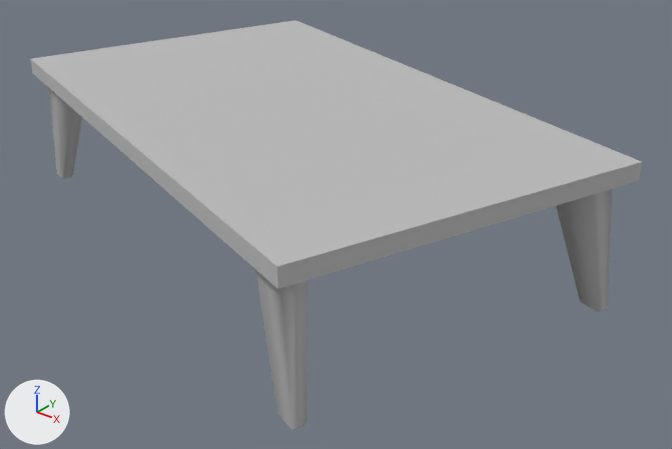
Two versions of the OBJ model ExtraBees/models/table.obj, one commit apart.
One viewpoint serves both versions: a camera (50 mm lens) standing at (22.13, -27.8, 4.21) and looking at (18.39, -23.13, 1.31). Arrows for +X, +Y and +Z are at lower left; the lights stay in place. Where no turn or scale is listed for an object, it has been applied to the vertices.

The first picture shows 'table'.
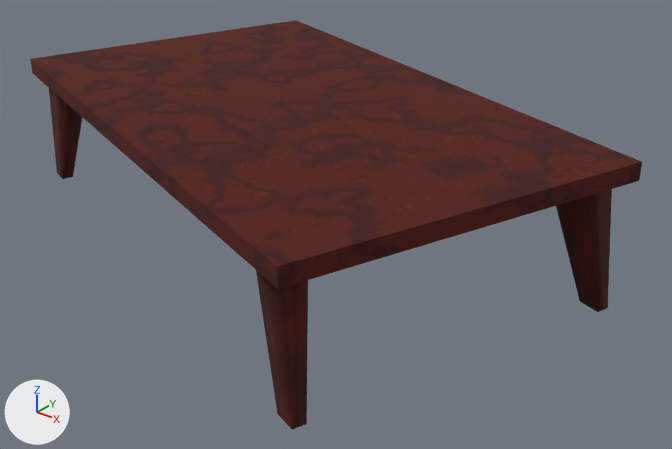
Edits to the bpy script that builds the scene:
```text
Add img_wood1_pcube1_png:
    img_wood1_pcube1_png = load_image('wood1-pCube1.png', 'wood1-pCube1.png', 2048, 2048, 'sRGB')
Add mat_blinn3sg:
    mat_blinn3sg = principled_material('blinn3SG')
    mat_blinn3sg.texture = img_wood1_pcube1_png
    mat_blinn3sg.roughness = 1.0
Change me_table:
    where me_table.from_pydata(...)  # 2042 vertices, 2040 faces; spans x 15.7..20.36, y -25.02..-21.37, z 1.17..2.16
    remove me_table.materials.append(mat_table_blinn1sg)  # grey #bcbcbc
    add me_table.materials.append(mat_blinn3sg)  # picture img_wood1_pcube1_png
```

What differs and where, as boxes [x1, y1, x2, y2] in the pictures (672 x 449 px):
'table', recoloured (grey to brown)
    both: [30, 20, 642, 429]
